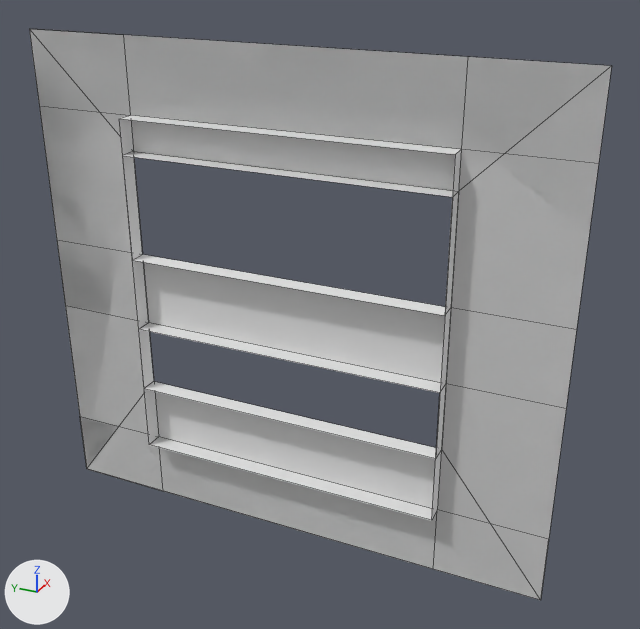
Two versions of the Blender file Meshes/1-468/1-468.blend, one commit apart.
Both versions are drawn from a 50 mm lens placed at (-3.87, -1.94, 1.98), pointed at (0.04, -0.18, 0.02). The axes (+X, +Y, +Z) are drawn at lower left. The lights are the same throughout. The older version comes first. Mesh edges are drawn as thin lines. The same objects are shown in both versions, whatever each file hides.

Names of what the first picture shows: 'panel-3-sash', 'panel-stairwell'.
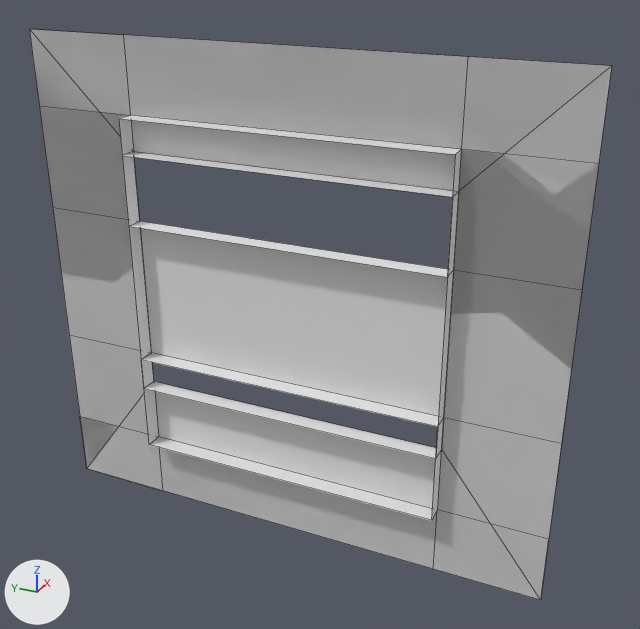
Diff of the bpy script that builds the scene:
```diff
--- a/Meshes/1-468/1-468.blend.py
+++ b/Meshes/1-468/1-468.blend.py
@@ me_plane_016 @@
 me_plane_016.from_pydata(...)  # 32 vertices, 21 faces; spans x -0.1..0.0, y -1.0..1.0, z -1.0..1.0
 # used by ob_panel_stairwell; location = (0.0, 0.0, 0.0); scale = (1.0, 1.5, 1.4)
+# me_plane_016 part 1: all 12 vertices in x -0.1..0.0, y -1.0..1.0, z -0.15..0.15 are scaled about their middle by (1, 1, 1.93)
```

Boxes (x1, y1, x2, y2) around the edits, measured in the pictures (640 x 629 px; the box of a moved part takes in the faces that stretch with it):
part 1 of me_plane_016, moved or reshaped
    both: (49, 108, 599, 448)
